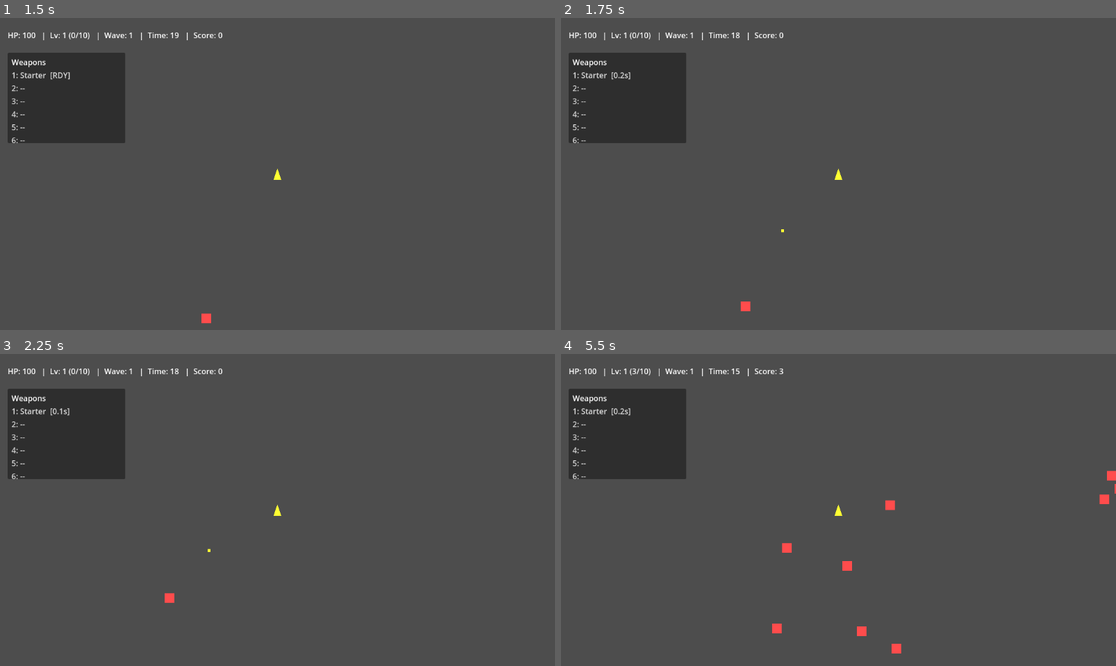
Above: before the commit, frames 1-4 (two rows, left to right).
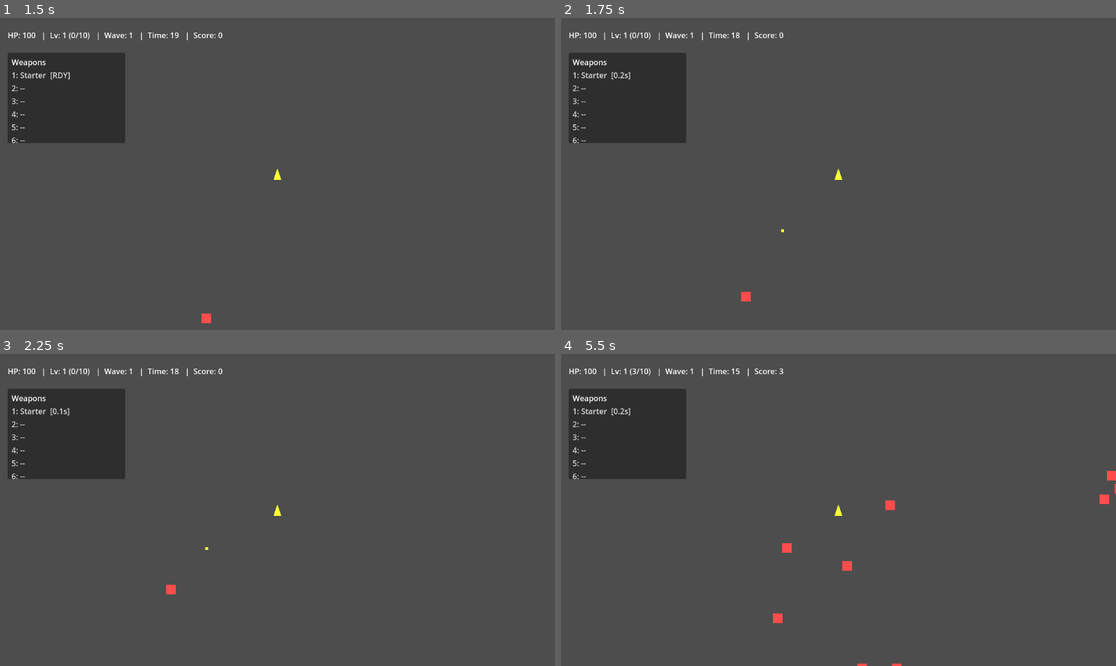
Above: after the commit, the same moments.

Repository: Deitox/Dexcoto
Game: Godot game, scene res://scenes/Main.tscn
Same seed, same stepped clock (60 frames per second), same inputs: the game is played once before the commit and once after it.
Inputs:
- Up to frame 1 (1.5 s): click "Starter" at 0.5 s; tap Enter at 1.25 s; hold Right (ui_right) from 1.28 s (still down)
- Up to frame 2 (1.75 s): keep holding Right (ui_right)
- Up to frame 3 (2.25 s): tap Space at 2 s; release Right (ui_right) at 2.03 s; hold Down (ui_down) from 2.03 s (still down)
- Up to frame 4 (5.5 s): release Down (ui_down) at 2.78 s; hold Right (ui_right) 2.78-3.53 s; hold Up (ui_up) 3.53-4.28 s; hold Left (ui_left) from 4.28 s (still down)

Frame 1 is identical in both runs. In frame 2, 0.1% of the frame differs, in the area x 32-35%, y 87-94%; in frame 3, 0.1%; in frame 4, 0.3%, in the area x 38-62%, y 83-100%.
Error before the commit: Parse Error: Standalone lambdas cannot be accessed. Consider assigning it to a variable. (res://scripts/arena_bounds.gd:50)

Commit message:
fix: remove nested function causing GDScript parse error; use method _set_wall()

Diff:
--- a/scripts/arena_bounds.gd
+++ b/scripts/arena_bounds.gd
@@ -46,42 +46,40 @@
         origin = global_position - Vector2(sx, sy) * 0.5
     var t: float = max(1.0, thickness)
 
-    # Helper to set body position and shape size
-    func set_wall(body_name: String, pos: Vector2, size: Vector2) -> void:
-        if not has_node(body_name):
-            return
-        var body: Node2D = get_node(body_name)
-        body.global_position = pos
-        var cs: CollisionShape2D = body.get_node_or_null("CollisionShape2D")
-        if cs == null:
-            cs = CollisionShape2D.new()
-            body.add_child(cs)
-        var r := cs.shape as RectangleShape2D
-        if r == null:
-            r = RectangleShape2D.new()
-            cs.shape = r
-        # RectangleShape2D expects extents (half-size)
-        r.size = size
-
     # Top and bottom span width; left and right span height
     # Use centers positioned just outside the screen so inner edge aligns with viewport edge
-    set_wall(
+    _set_wall(
         "Top",
         Vector2(origin.x + sx * 0.5, origin.y - t * 0.5),
         Vector2(sx + t * 2.0, t)
     )
-    set_wall(
+    _set_wall(
         "Bottom",
         Vector2(origin.x + sx * 0.5, origin.y + sy + t * 0.5),
         Vector2(sx + t * 2.0, t)
     )
-    set_wall(
+    _set_wall(
         "Left",
         Vector2(origin.x - t * 0.5, origin.y + sy * 0.5),
         Vector2(t, sy + t * 2.0)
     )
-    set_wall(
+    _set_wall(
         "Right",
         Vector2(origin.x + sx + t * 0.5, origin.y + sy * 0.5),
         Vector2(t, sy + t * 2.0)
     )
+
+func _set_wall(body_name: String, pos: Vector2, size: Vector2) -> void:
+    if not has_node(body_name):
+        return
+    var body: Node2D = get_node(body_name)
+    body.global_position = pos
+    var cs: CollisionShape2D = body.get_node_or_null("CollisionShape2D")
+    if cs == null:
+        cs = CollisionShape2D.new()
+        body.add_child(cs)
+    var r := cs.shape as RectangleShape2D
+    if r == null:
+        r = RectangleShape2D.new()
+        cs.shape = r
+    r.size = size
